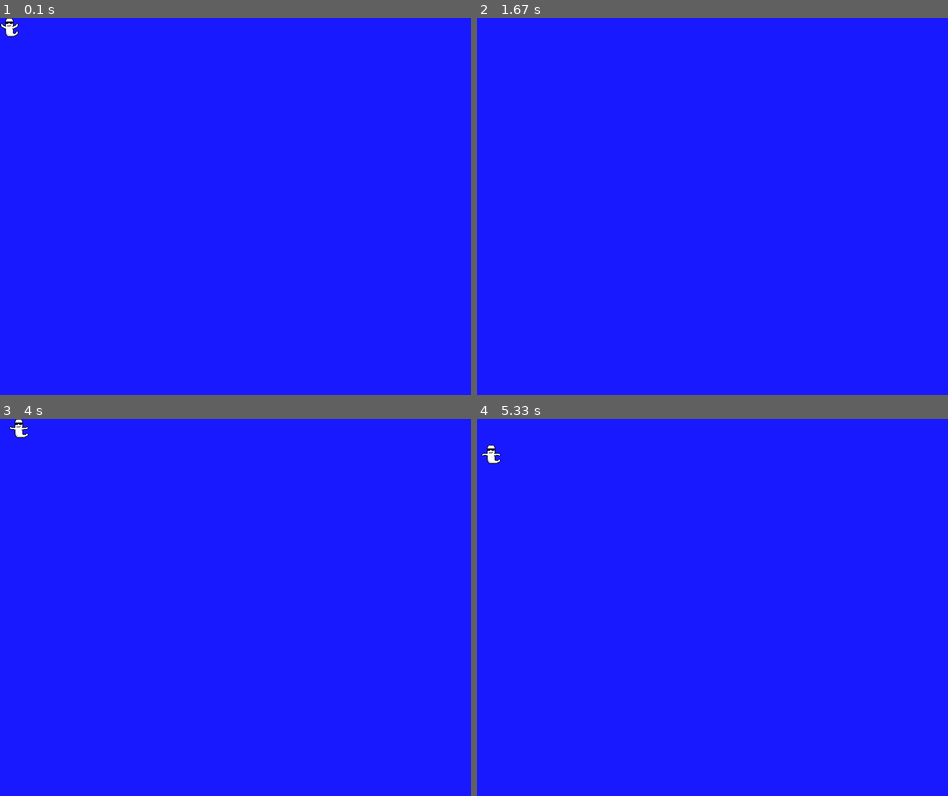
Above: before the commit, frames 1-4 (two rows, left to right).
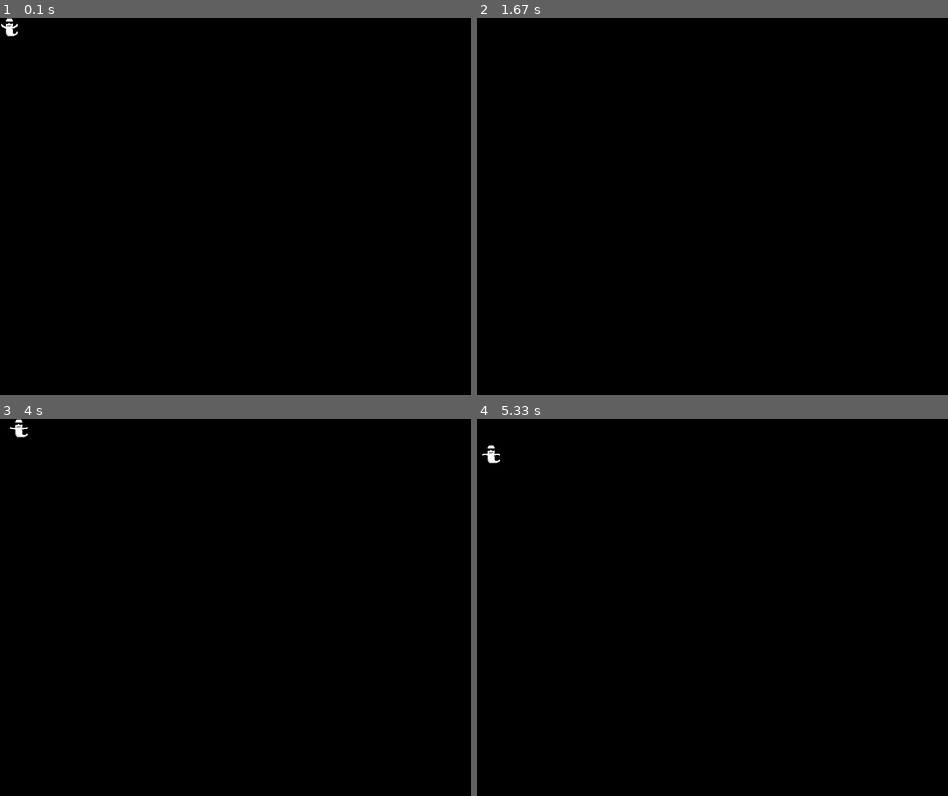
Above: after the commit, the same moments.

Repository: Cjreynol-zz/pygame-boilerplate
Game: pygame game, started from main.py
Same seed, same stepped clock (60 frames per second), same inputs: the game is played once before the commit and once after it.
Inputs:
- Up to frame 1 (0.1 s): no input
- Up to frame 2 (1.67 s): hold Right 0.33-0.8 s; hold Up 0.83-1.13 s
- Up to frame 3 (4 s): hold Left 1.67-2.2 s; hold Down 2.23-2.53 s; hold Left 2.57-2.97 s; hold Right from 3.4 s (still down)
- Up to frame 4 (5.33 s): release Right at 4.03 s; hold Down 4.07-4.43 s; hold Left 4.47-4.93 s; hold Right from 4.97 s (still down)

The runs differ from the first frame. In frame 1, 100% of the frame differs, in the area x 0-100%, y 0-100%; in frame 2, 100%; in frame 3, 100%; in frame 4, 100%.

Commit message:
Encapsulate most of the logic from main.py
The new GameState and GameScreen classes wrap their respective pieces
of the game logic to move towards a more reusable design.

The new image_loading module also wraps improved logic for loading and
chunking up images/spritesheets.

Diff:
--- a/animator.py
+++ b/animator.py
@@ -1,5 +1,7 @@
 from pygame         import Rect
 from pygame.math    import Vector2
+
+from image_loading  import split_surface
 
 
 class Animator:
@@ -23,9 +25,8 @@
         self.loop = loop
         self.frame_count = 0
 
-        self.images = self._create_images(sprite_sheet, size)
+        self.images = split_surface(sprite_sheet, size)
         self.image_index = 0
-
 
     def update(self, *args):
         """
@@ -54,19 +55,3 @@
         Return the current image.
         """
         return self.images[self.image_index]
-
-    def _create_images(self, sprite_sheet, size):
-        """
-        Break down the sprite_sheet into a list of images, one for each frame
-        of animation.
-        """
-        images = []
-        rect = Rect((0, 0), size)
-        image_count = sprite_sheet.get_width() // rect.width
-
-        for i in range(image_count):
-            image = sprite_sheet.subsurface(rect)
-            images.append(image)
-            rect.left += rect.width
-
-        return images
--- /dev/null
+++ b/game_screen.py
@@ -0,0 +1,44 @@
+from pygame         import display, Surface
+
+
+class GameScreen:
+    """
+    """
+
+    SCREEN_WIDTH = 800
+    SCREEN_HEIGHT = 640
+
+    TITLE = "LD42 Testing"
+    BACKGROUND_COLOR = (0, 0, 0)
+
+    def __init__(self):
+        self.screen = self._create_screen()
+        self.background = self._create_background(self.screen)
+
+    def clear(self, group):
+        group.clear(self.screen, self.background)
+
+    def draw(self, group):
+        return group.draw(self.screen)
+
+    def update_display(self, dirty_rects):
+        display.update(dirty_rects)
+
+    def _create_screen(self):
+        """
+        Create, configure, and return the game screen surface.
+        """
+        screen = display.set_mode((self.SCREEN_WIDTH, self.SCREEN_HEIGHT))
+        display.set_caption(self.TITLE)
+        return screen
+
+    def _create_background(self, screen):
+        """
+        Create background Surface, display it on the screen, and return it.
+        """
+        background = Surface(screen.get_size()).convert()
+        background.fill(self.BACKGROUND_COLOR)
+
+        screen.blit(background, (0, 0))
+        display.flip()
+        return background
--- /dev/null
+++ b/game_state.py
@@ -0,0 +1,64 @@
+from os             import path
+
+from pygame.locals  import (QUIT, KEYDOWN, KEYUP,
+                                K_DOWN, K_ESCAPE, K_LEFT, K_UP, K_RIGHT)
+from pygame.sprite  import RenderUpdates
+from pygame.time    import Clock
+
+from image_loading  import load_image
+from movable_sprite import MovableSprite
+
+
+class GameState:
+
+    FPS = 30
+
+    ANIMATION_FRAMES = 5
+
+    VELOCITY = 128
+
+    def __init__(self):
+        self.ghost = self._create_ghost()
+        self.ghost_group = RenderUpdates(self.ghost)
+        self.clock = Clock()
+
+        self.done = False
+
+    def _create_ghost(self):
+        ghost_path = path.join("imgs", "boo_spritesheet.png")
+
+        sheet = load_image(ghost_path)
+        ghost = MovableSprite(sheet, (32, 32), self.ANIMATION_FRAMES, True)
+        return ghost
+
+    def tick(self):
+        return self.clock.tick(self.FPS)
+
+    def update(self):
+        self.ghost_group.update(self.FPS)
+
+    def handle_events(self, event_list):
+        for event in event_list:
+            if (event.type == QUIT or
+                (event.type == KEYDOWN and event.key == K_ESCAPE)):
+                self.done = True
+
+            if event.type == KEYDOWN and event.key == K_DOWN:
+                self.ghost.change_velocity((0, self.VELOCITY))
+            elif event.type == KEYUP and event.key == K_DOWN:
+                self.ghost.change_velocity((0, -self.VELOCITY))
+
+            elif event.type == KEYDOWN and event.key == K_UP:
+                self.ghost.change_velocity((0, -self.VELOCITY))
+            elif event.type == KEYUP and event.key == K_UP:
+                self.ghost.change_velocity((0, self.VELOCITY))
+
+            elif event.type == KEYDOWN and event.key == K_RIGHT:
+                self.ghost.change_velocity((self.VELOCITY, 0))
+            elif event.type == KEYUP and event.key == K_RIGHT:
+                self.ghost.change_velocity((-self.VELOCITY, 0))
+
+            elif event.type == KEYDOWN and event.key == K_LEFT:
+                self.ghost.change_velocity((-self.VELOCITY, 0))
+            elif event.type == KEYUP and event.key == K_LEFT:
+                self.ghost.change_velocity((self.VELOCITY, 0))
--- /dev/null
+++ b/image_loading.py
@@ -0,0 +1,35 @@
+from pygame import image, Rect
+
+
+def load_image(filepath):
+    """
+    Load the image at the path, convert it to match the display, and return
+    the resulting Surface.
+    """
+    loaded_image = image.load(filepath)
+    if loaded_image.get_alpha() is not None:
+        loaded_image = loaded_image.convert_alpha()
+    else:
+        loaded_image = loaded_image.convert()
+    return loaded_image
+
+def split_surface(surface, subsurface_size):
+    """
+    Return a list of Surface objects of the given size.
+
+    The list will be in order from left to right, top to bottom.
+    A fully-filled rectangle that is an even multiple of the size is expected.
+    """
+    surfaces = []
+    rect = Rect((0, 0), subsurface_size)
+
+    while rect.left < surface.get_width() and rect.top < surface.get_height():
+        new_surface = surface.subsurface(rect)
+        surfaces.append(new_surface)
+
+        rect.left += rect.width
+        if rect.left >= surface.get_width():
+            rect.left = 0
+            rect.top += rect.height
+
+    return surfaces
--- a/main.py
+++ b/main.py
@@ -1,90 +1,25 @@
-from os                 import path
+from pygame             import event, init, quit
 
-from pygame             import draw, display, event, image, init, quit, Surface
-from pygame.locals      import (QUIT, KEYDOWN, KEYUP,
-                                K_DOWN, K_ESCAPE, K_LEFT, K_UP, K_RIGHT)
-from pygame.math        import Vector2
-from pygame.sprite      import RenderUpdates
-from pygame.time        import Clock
-
-from movable_sprite    import MovableSprite
+from game_screen        import GameScreen
+from game_state         import GameState
 
 
-FPS = 30
-SCREEN_WIDTH = 800      # 32 * 25
-SCREEN_HEIGHT = 640     # 32 * 20
-BACKGROUND_COLOR = (25, 25, 255)
-TITLE = "LD42 Testing"
-IMG_DIR = "imgs"
+def main():
+    screen = GameScreen()
+    game = GameState()
 
-GHOST_SPRITE_SHEET = "boo_spritesheet.png"
-SPRITE_SIZE = (32, 32)
-FRAME_LENGTH = FPS // 6
-VELOCITY = 128
+    while not game.done:
+        game.tick()
+        screen.clear(game.ghost_group)
+        game.handle_events(event.get())
 
-done = False
-clock = Clock()
-screen = display.set_mode((SCREEN_WIDTH, SCREEN_HEIGHT))
-display.set_caption(TITLE)
-
-background = Surface(screen.get_size()).convert()
-background.fill(BACKGROUND_COLOR)
-screen.blit(background, (0, 0))
-display.flip()
-
-def load_image(filename):
-    full_path = path.join(IMG_DIR, filename)
-    sprite = image.load(full_path)
-    if sprite.get_alpha() is not None:
-        sprite = sprite.convert_alpha()
-    else:
-        sprite = sprite.convert()
-    return sprite
-
-def handle_events(event_list):
-    global done
-    global ghost
-
-    for event in event_list:
-        if (event.type == QUIT or
-            (event.type == KEYDOWN and event.key == K_ESCAPE)):
-            done = True
-
-        if event.type == KEYDOWN and event.key == K_DOWN:
-            ghost.velocity += Vector2(0, VELOCITY)
-        elif event.type == KEYUP and event.key == K_DOWN:
-            ghost.velocity -= Vector2(0, VELOCITY)
-
-        elif event.type == KEYDOWN and event.key == K_UP:
-            ghost.velocity += Vector2(0, -VELOCITY)
-        elif event.type == KEYUP and event.key == K_UP:
-            ghost.velocity -= Vector2(0, -VELOCITY)
-
-        elif event.type == KEYDOWN and event.key == K_RIGHT:
-            ghost.velocity += Vector2(VELOCITY, 0)
-        elif event.type == KEYUP and event.key == K_RIGHT:
-            ghost.velocity -= Vector2(VELOCITY, 0)
-
-        elif event.type == KEYDOWN and event.key == K_LEFT:
-            ghost.velocity += Vector2(-VELOCITY, 0)
-        elif event.type == KEYUP and event.key == K_LEFT:
-            ghost.velocity -= Vector2(-VELOCITY, 0)
-
-sheet = load_image(GHOST_SPRITE_SHEET)
-ghost = MovableSprite(sheet, SPRITE_SIZE, FRAME_LENGTH, True)
-group = RenderUpdates(ghost)
-
-def main():
-    while not done:
-        clock.tick(FPS)
-        group.clear(screen, background)
-        handle_events(event.get())
-
-        group.update(FPS)
-        dirty_rects = group.draw(screen)
-        display.update(dirty_rects)
+        game.update()
+        dirty_rects = screen.draw(game.ghost_group)
+        screen.update_display(dirty_rects)
 
 if __name__ == "__main__":
     init()
+
     main()
+
     quit()
--- a/movable_sprite.py
+++ b/movable_sprite.py
@@ -35,3 +35,8 @@
         new_image = self.animator.update()
         if new_image is not None:
             self.image = new_image
+
+    def change_velocity(self, delta_v):
+        """
+        """
+        self.velocity += Vector2(delta_v)
